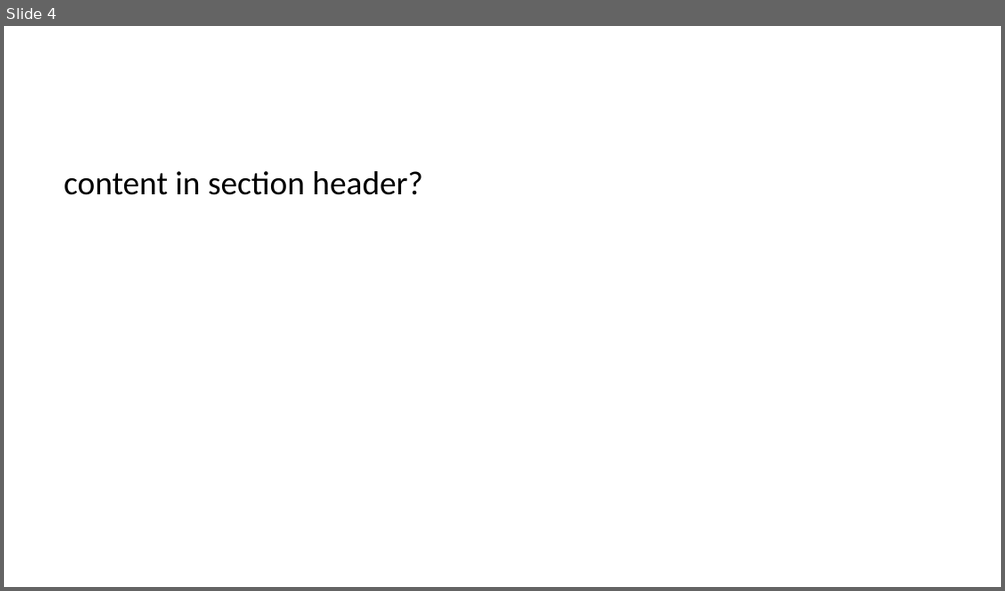
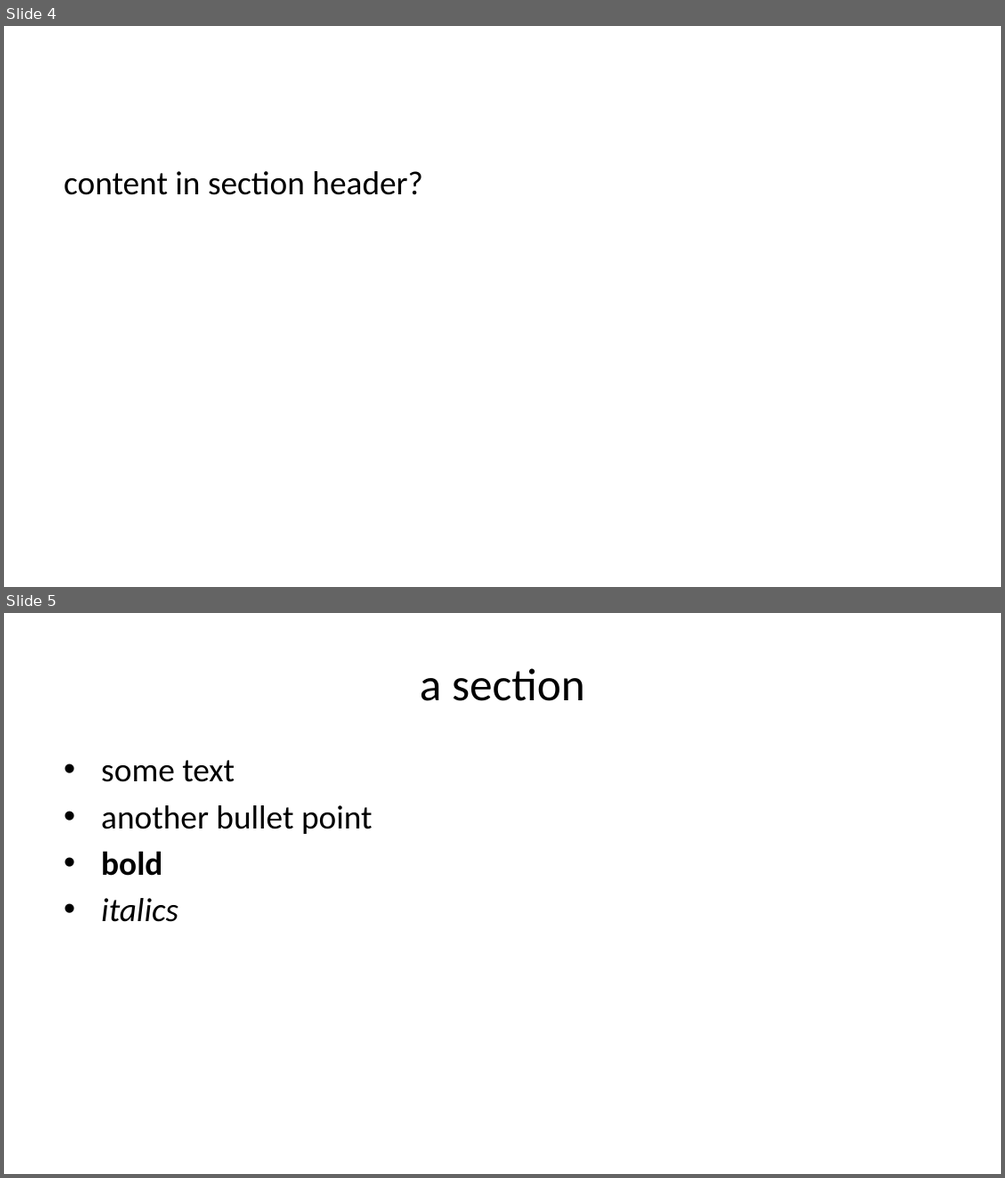
Before and after one commit to lmu-osc/train-the-trainer-test-repo-separate-slidedeck-zenodo, a slide deck: index.pptx. Shown one above the other, each under a label of ours: slide 4 before the commit, slides 4 and 5 after it. The pictures are 1005x591 and 1005x1178 pixels, drawn with LibreOffice and Linux fonts; fonts in the diff are those of the drawing. Boxes give left, top, right and bottom in pixels: in the first picture for what was removed or moved away, otherwise in the second. Text is boxed around its words. In the diff, an @@ line names an element or a change of style, - is before the commit and + after.

```diff
--- a/index.pptx
+++ b/index.pptx
@@ slide 5 added at [4, 613, 1001, 1174], background #FFFFFF @@
@@ title added at [420, 668, 585, 701], 33 pt, text #000000 @@
+a section
@@ text added at [101, 760, 372, 922], 24 pt, text #000000 @@
+• some text
+• another bullet point
+• bold
+• italics
```
Also in this commit, not shown: 1 slide changed, 1 other slide added, 18 other files.
